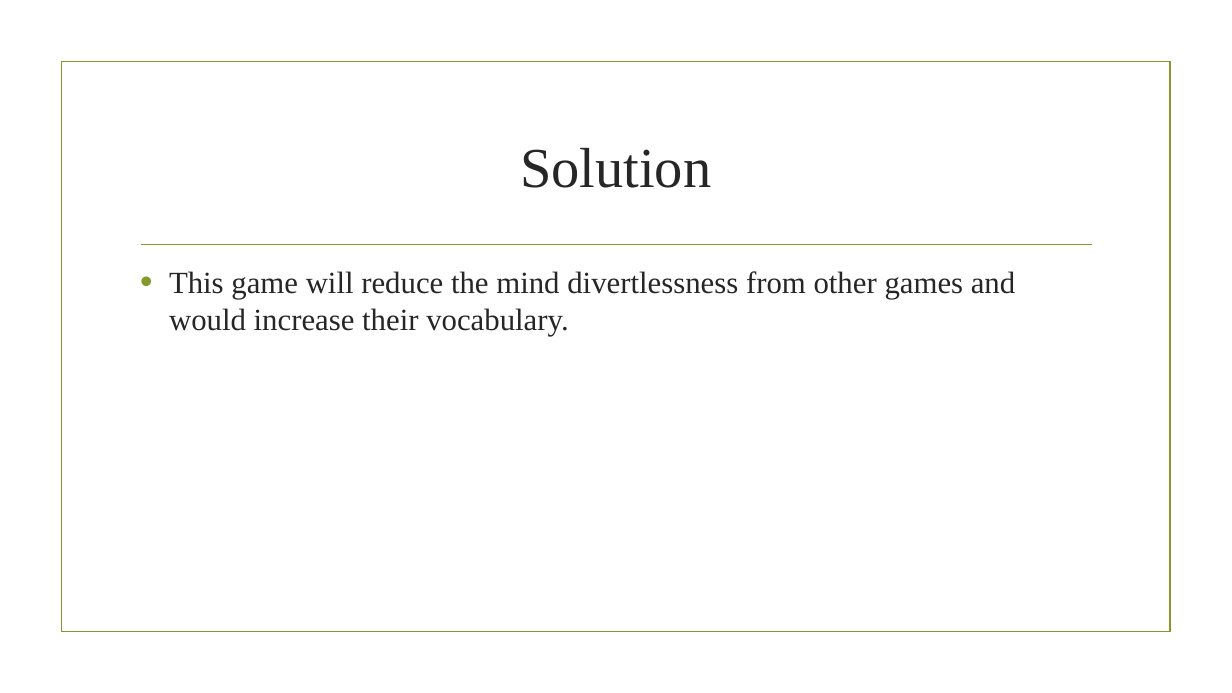
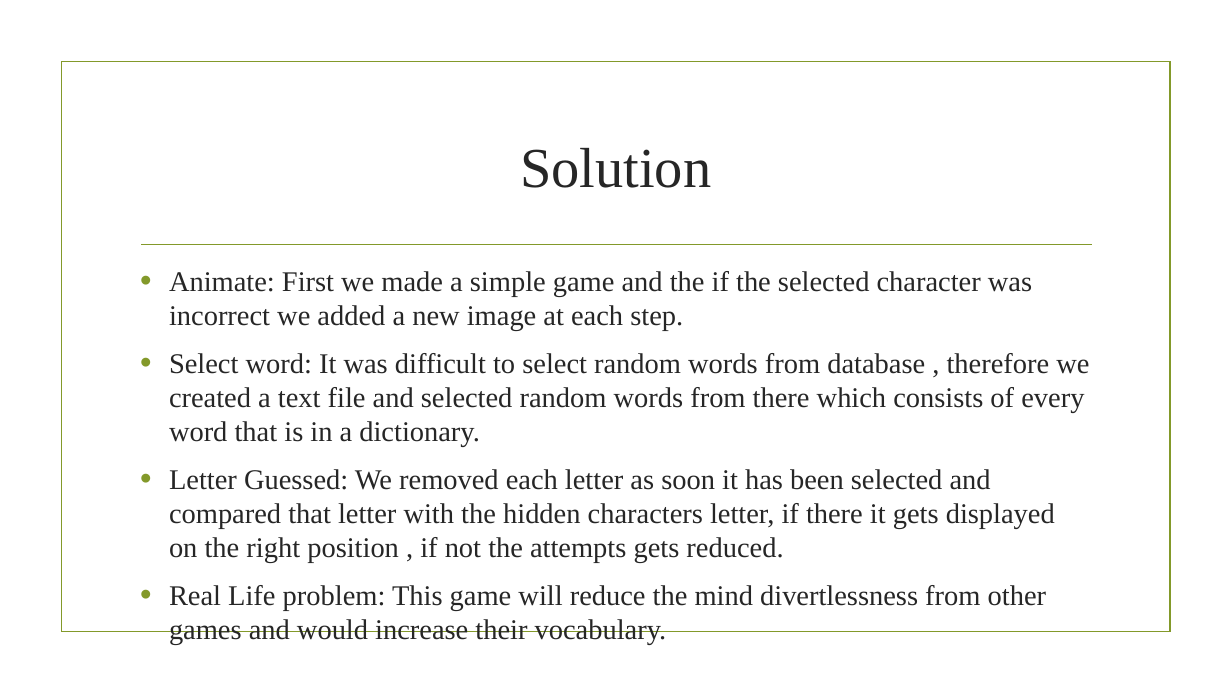
Before and after one commit to ganpat-university/ict-gnu-adprojects-2017-hangman, a slide deck: slide 8 of Hangman.pptx (slide 7 before the commit). Drawn at 1232x693 pixels with LibreOffice and Linux fonts; fonts in the diff are those of the drawing; background and template pictures are left out. Boxes give left, top, right and bottom in pixels: in the first picture for what was removed or moved away, otherwise in the second. Text is boxed around its words. In the diff, an @@ line names an element or a change of style, - is before the commit and + after.

```diff
--- a/Hangman.pptx
+++ b/Hangman.pptx
@@ text at bbox=[169, 271, 1089, 611]: text changed; size 24 to 22.2 pt @@
-• This game will reduce the mind divertlessness from other games and would increase their vocabulary.
+• Animate: First we made a simple game and the if the selected character was incorrect we added a new image at each step.
+• Select word: It was difficult to select random words from database , therefore we created a text file and selected random words from there which consists of every word that is in a dictionary.
+• Letter Guessed: We removed each letter as soon it has been selected and compared that letter with the hidden characters letter, if there it gets displayed on the right position , if not the attempts gets reduced.
+• Real Life problem: This game will reduce the mind divertlessness from other games and would increase their vocabulary.
```
Also in this commit, not shown: 11 other slides changed, 8 slides added, 2 slides removed, 1 other file.
